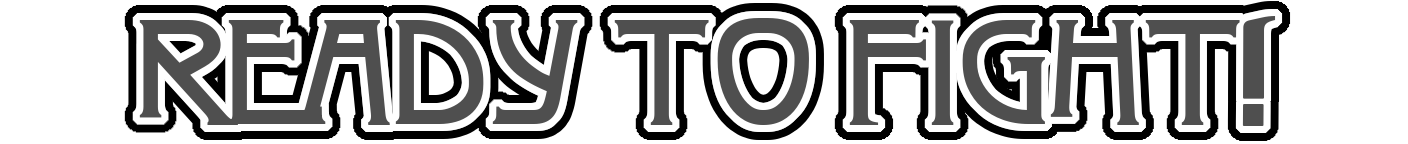
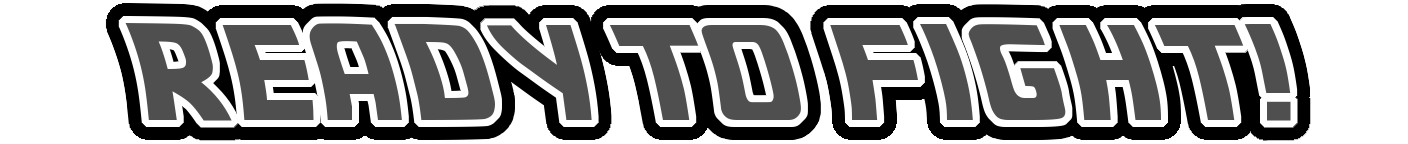
Layers edited between the first and the second 1408×144 image:
showed "READY TO FIGHT!", moved it into group "Layer Group", painted on it over [left=125, top=1, right=1291, bottom=125]
hid group "Layer Group #1" (2 layers) over [left=139, top=1, right=1276, bottom=126]
painted on "White Outline #2" over [left=118, top=9, right=1298, bottom=133]
painted on "Black Outline #1" over [left=105, top=1, right=1311, bottom=141]
